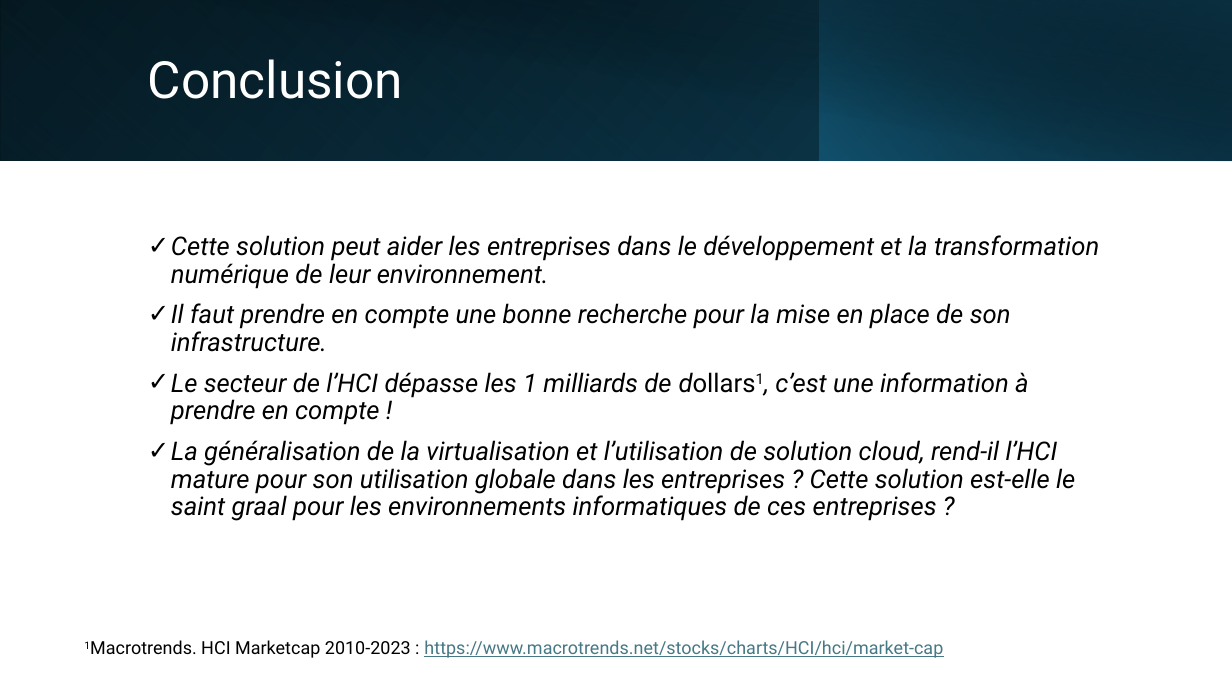
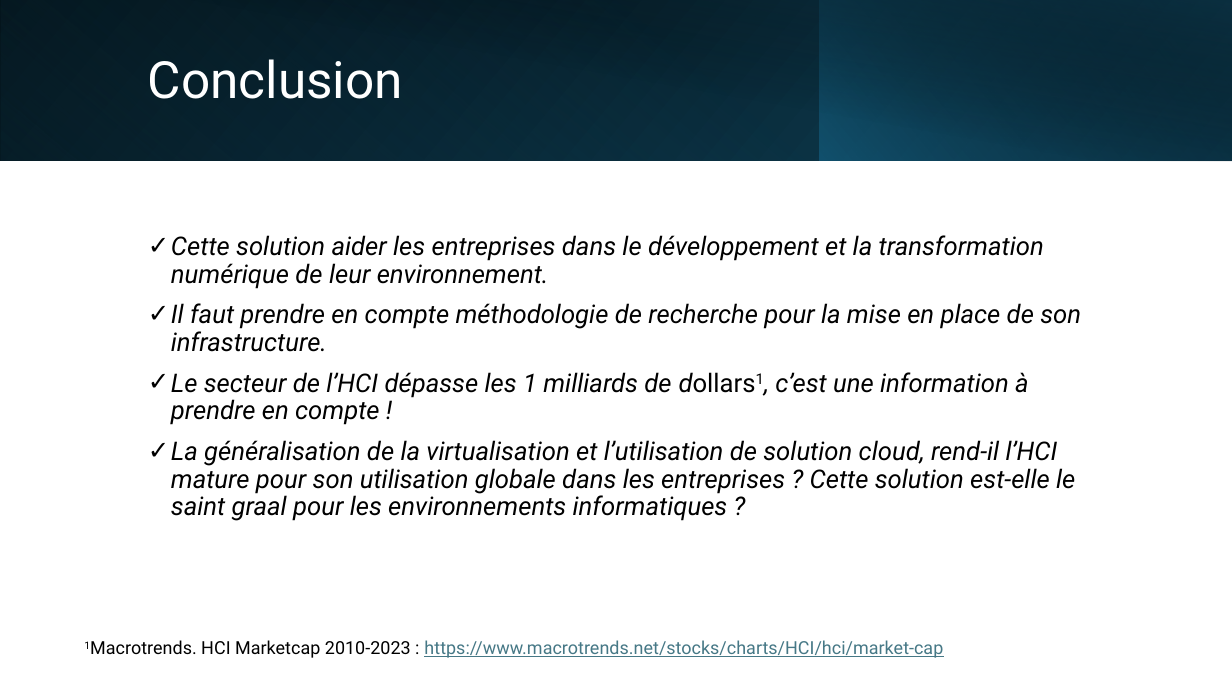
Before and after one commit to Vinc1347900/Stage_Henallux, a slide deck: slide 26 of TFE/DHAIMI_Vincent_PP_TFE.pptx. Drawn at 1232x693 pixels with LibreOffice and Linux fonts; fonts in the diff are those of the drawing. Boxes give left, top, right and bottom in pixels: in the first picture for what was removed or moved away, otherwise in the second. Text is boxed around its words. In the diff, an @@ line names an element or a change of style, - is before the commit and + after.

```diff
--- a/TFE/DHAIMI_Vincent_PP_TFE.pptx
+++ b/TFE/DHAIMI_Vincent_PP_TFE.pptx
@@ text at <box>171,235,1081,352</box>: text changed @@
-✓ Cette solution peut aider les entreprises dans le développement et la transformation numérique de leur environnement.
-✓ Il faut prendre en compte une bonne recherche pour la mise en place de son infrastructure.
+✓ Cette solution aider les entreprises dans le développement et la transformation numérique de leur environnement.
+✓ Il faut prendre en compte méthodologie de recherche pour la mise en place de son infrastructure.
@@ text at <box>171,440,1075,521</box>: text changed @@
-✓ La généralisation de la virtualisation et l’utilisation de solution cloud, rend-il l’HCI mature pour son utilisation globale dans les entreprises ? Cette solution est-elle le saint graal pour les environnements informatiques de ces entreprises ?
+✓ La généralisation de la virtualisation et l’utilisation de solution cloud, rend-il l’HCI mature pour son utilisation globale dans les entreprises ? Cette solution est-elle le saint graal pour les environnements informatiques ?
```
Also in this commit, not shown: 3 other slides changed.
